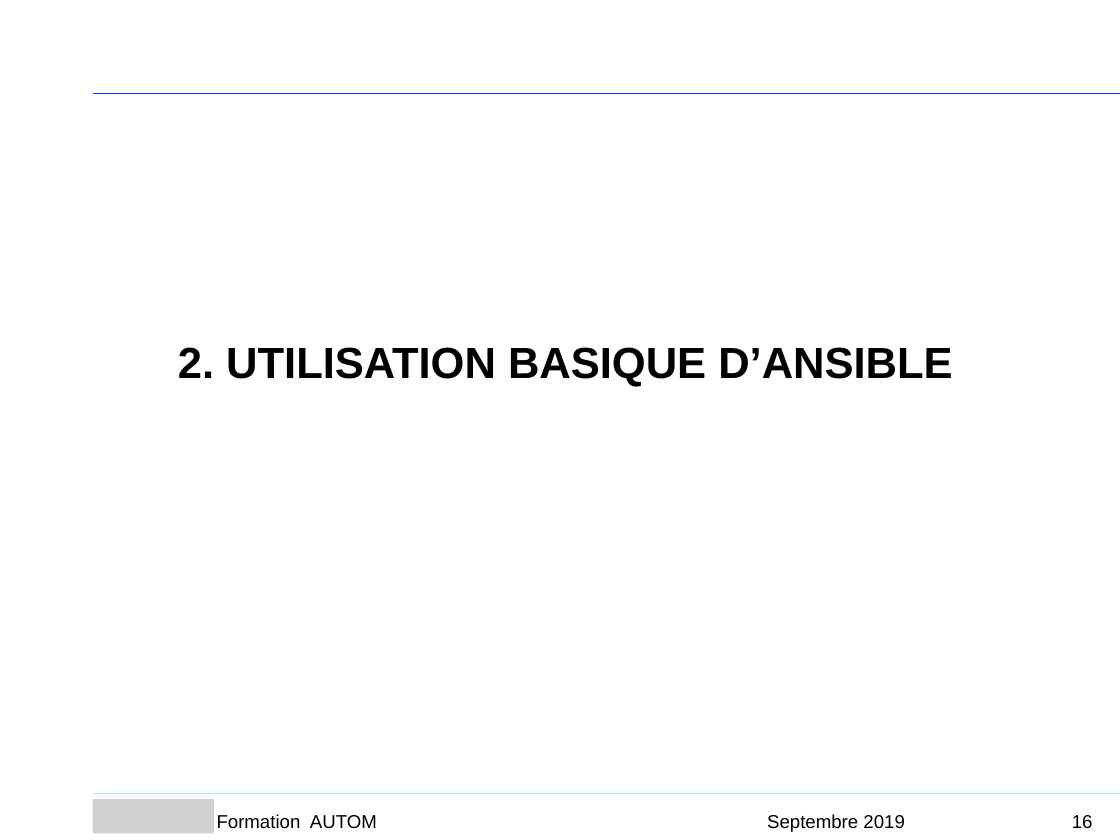
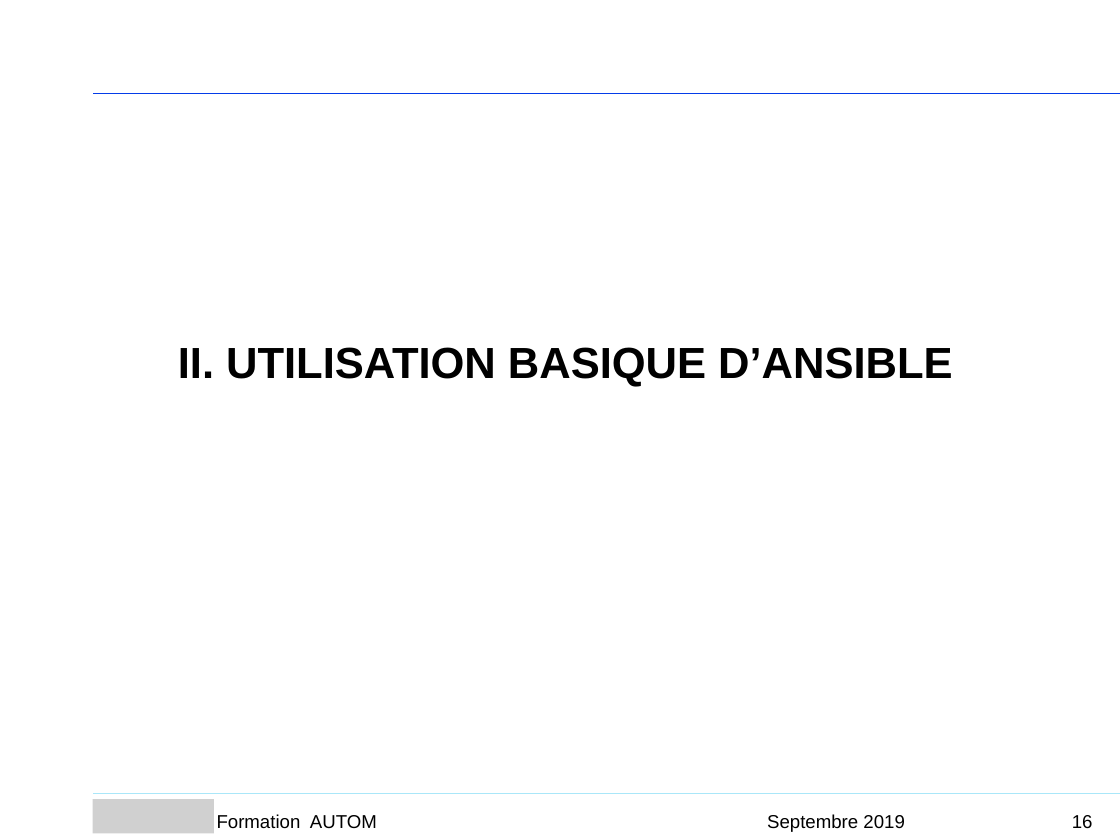
Before and after one commit to Sputnik93/cours_ansible, a slide deck: slide 16 of Ansible_support_cours_AGO.ppt. Drawn at 1120x840 pixels with LibreOffice and Linux fonts; fonts in the diff are those of the drawing; grey boxes stand for pictures; background and template pictures are left out. Boxes give left, top, right and bottom in pixels: in the first picture for what was removed or moved away, otherwise in the second. Text is boxed around its words. In the diff, an @@ line names an element or a change of style, - is before the commit and + after.

```diff
--- a/Ansible_support_cours_AGO.ppt
+++ b/Ansible_support_cours_AGO.ppt
@@ text at (178, 347, 952, 387): text changed @@
-2. UTILISATION BASIQUE D’ANSIBLE
+II. UTILISATION BASIQUE D’ANSIBLE
```
Also in this commit, not shown: 32 other slides changed, 1 slide removed.
